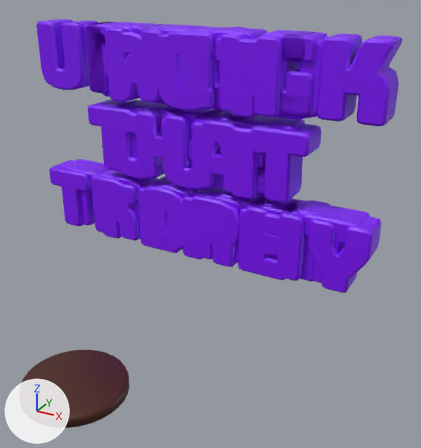
The glTF model models/Lion.glb, before and after one commit.
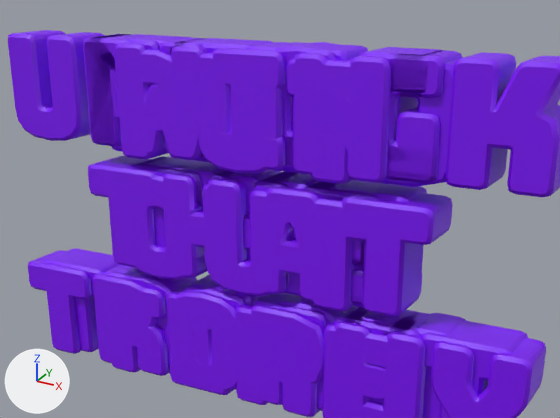
Each version appears first whole from a camera (50 mm lens) standing at (2.18, -2.19, 2.37) and looking at (0.48, 0.89, 0.83), and next in a close-up on the part from 7% to 93% of the width and 0% to 60% of the height. The lights are fixed; the arrows at lower left show +X, +Y and +Z. Where no turn or scale is listed for an object, it has been applied to the vertices.

Names of what the first close-up shows: 'fire', 'lion', 'lock', 'toilet', 'trophy'.
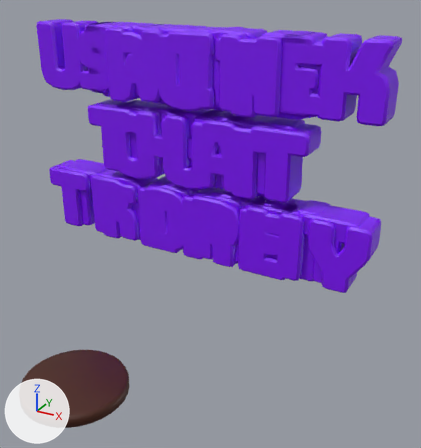
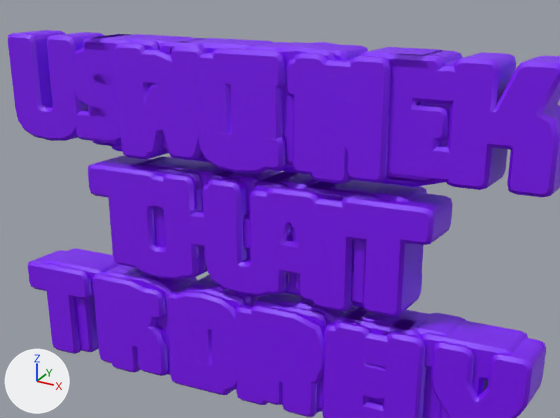
Boxes [x1, y1, x2, y2] around the edits, measured in the close-ups (560 x 418 px):
```json
{"object": "net", "change": "added", "after": [71, 48, 458, 412], "on screen": "purple"}
```

Edits to the scene script, one JSON object a line:
```json
{"op": "add", "block": "me_cutext", "code": ["me_cutext = bpy.data.meshes.new('CUText')", "me_cutext.from_pydata(...)  # 1444 vertices, 2856 faces; spans x -1.0..1.01, y -0.12..0.12, z -0.85..0.85", "me_cutext.materials.append(mat_text)  # purple #7e00fa"]}
{"op": "add", "block": "ob_net", "code": ["ob_net = bpy.data.objects.new('net', me_cutext)", "ob_net.location = (0.0, 1.55, 1.104)"]}
```
